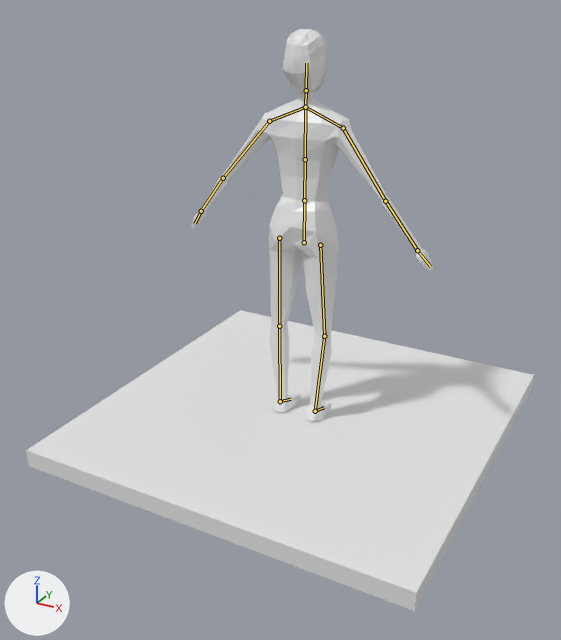
A saved change to the Blender file Assets/Models/charakter.blend.
Camera for both pictures: a 50 mm camera at (1.65, -3.23, 2.11) aimed at (-0.03, -0.18, 0.58). The lights are fixed; the arrows at lower left show +X, +Y and +Z. The bones that bend it are drawn over the model as lines.
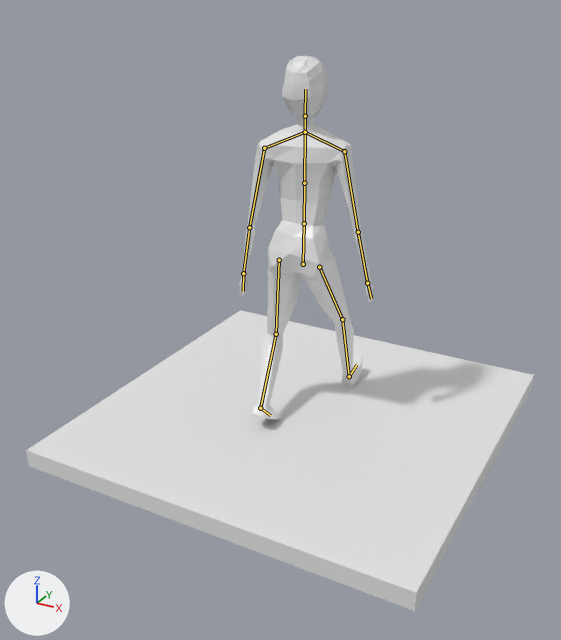
Commit message: the charakter animations done in blender

The newer file adds an action. The first version stands in its rest pose; the second is drawn at frame 33 of the action 'walking'.

Pixel boxes (x1, y1, x2, y2) of what changed, in the pictures (561 x 640 px):
'Cube', posed (44% narrower, 8% shorter)
    before: (191, 29, 433, 422)
    after: (240, 56, 374, 419)
bone 'ROOT', root to tip
    before: (304, 242) to (304, 200)
    after: (303, 264) to (304, 223)
bone 'shoulder.l', root to tip
    before: (305, 107) to (269, 121)
    after: (305, 132) to (264, 148)
bone 'upper_arm.l', root to tip
    before: (269, 121) to (223, 178)
    after: (264, 148) to (249, 227)
bone 'shoulder.r', root to tip
    before: (305, 107) to (343, 128)
    after: (305, 132) to (344, 151)
bone 'upper_arm.r', root to tip
    before: (343, 128) to (385, 201)
    after: (344, 151) to (358, 232)

What the commit changed:
Bone 'ROOT' (bone_root) moves from (0.0, 0.0, 0.0) to (0.0, -0.111, -0.005).
Bone 'shoulder.l' (bone_shoulder_l) turns from (0, 0, 0) to (-19, -8, 1) degrees about its own x, y and z.
Bone 'upper_arm.l' (bone_upper_arm_l) turns from (0, 0, 0) to (-1, 2, -30) degrees about its own x, y and z.
Bone 'shoulder.r' (bone_shoulder_r) turns from (0, 0, 0) to (-11, -5, 0) degrees about its own x, y and z.
Bone 'upper_arm.r' (bone_upper_arm_r) turns from (0, 0, 0) to (3, -1, -25) degrees about its own x, y and z.
Bone 'IKTarget.l' (bone_iktarget_l) moves from (0.0, 0.0, 0.0) to (0.0, 0.204, 0.063).
Bone 'IKTarget.l' (bone_iktarget_l) turns from (0, 0, 0) to (28, 0, 0) degrees about its own x, y and z.
Bone 'IKTarget.r' (bone_iktarget_r) moves from (0.0, 0.0, 0.0) to (-0.006, -0.43, 0.0).
Bone 'IKTarget.r' (bone_iktarget_r) turns from (0, 0, 0) to (1, 0, -28) degrees about its own x, y and z.
